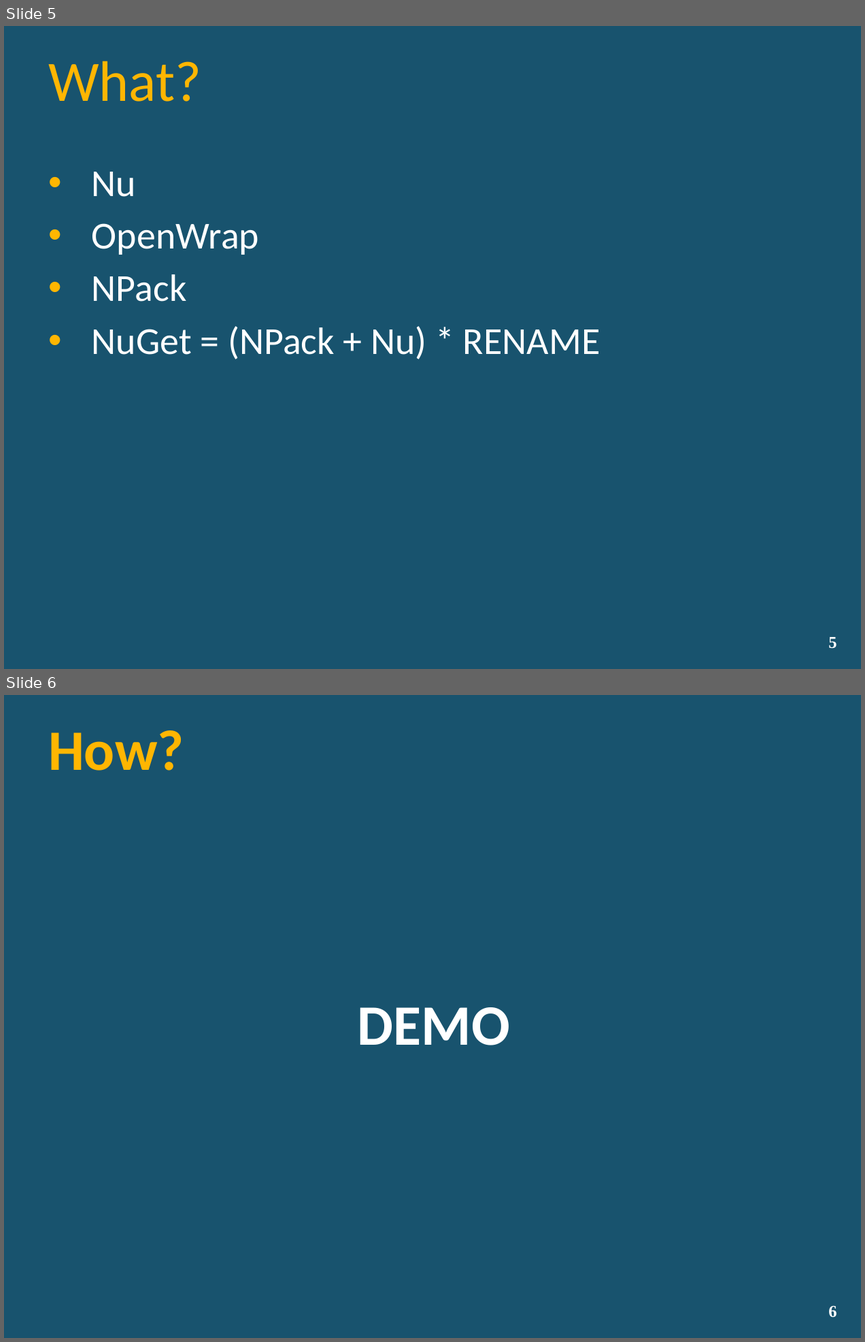
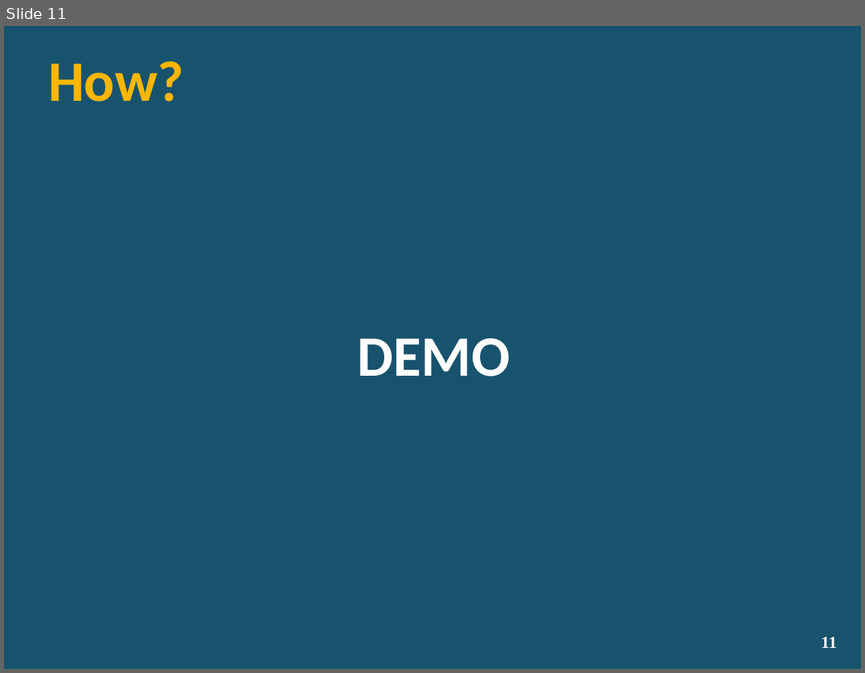
Before and after one commit to lozanotek/RefreshWithNuGet, a slide deck: slides/RefreshWithNuGet.pptx. Shown one above the other, each under a label of ours: slides 5 and 6 before the commit, slide 11 after it. The pictures are 865x1342 and 865x673 pixels, drawn with LibreOffice and Linux fonts; fonts in the diff are those of the drawing; background and template pictures are left out. Boxes give left, top, right and bottom in pixels: in the first picture for what was removed or moved away, otherwise in the second. Text is boxed around its words. In the diff, an @@ line names an element or a change of style, - is before the commit and + after.

```diff
--- a/slides/RefreshWithNuGet.pptx
+++ b/slides/RefreshWithNuGet.pptx
@@ slide 5 removed at bbox=[4, 26, 861, 669], background picture (left out) @@
@@ title removed at bbox=[48, 61, 201, 101] @@
-What?
@@ text removed at bbox=[92, 172, 600, 359] @@
-• Nu
-• OpenWrap
-• NPack
-• NuGet = (NPack + Nu) * RENAME
@@ page number removed at bbox=[828, 637, 836, 648] @@
-5
@@ what was slide 6 is now slide 11 @@
@@ page number at bbox=[821, 637, 836, 648]: text changed @@
-6
+11
```
Also in this commit, not shown: 5 slides changed, 7 slides added, 1 other slide removed.
